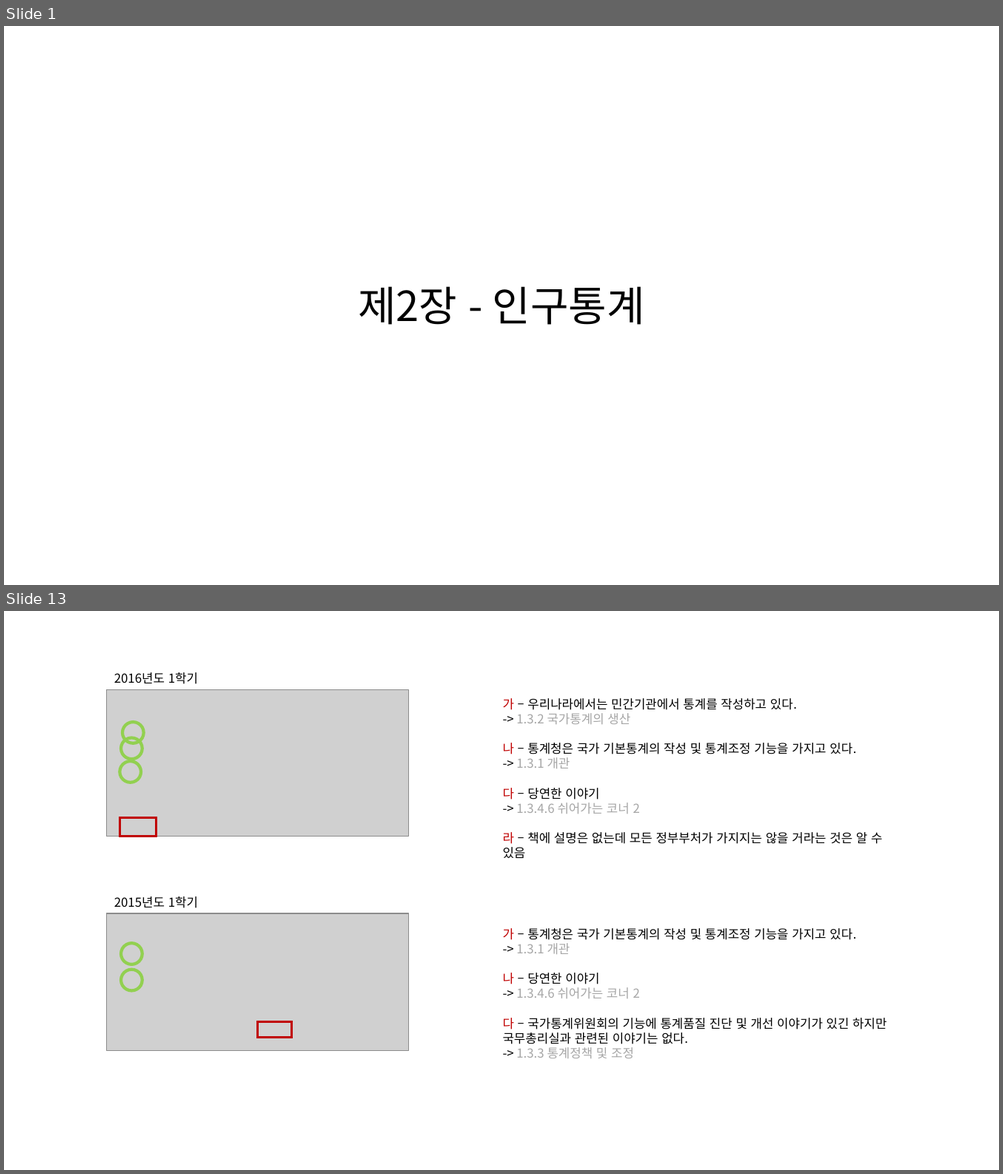
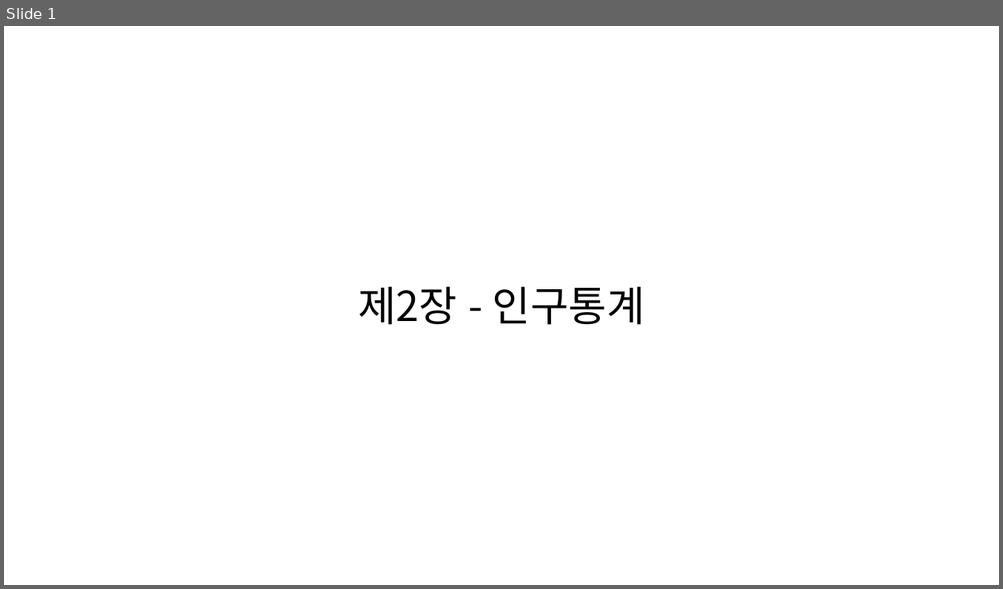
Before and after one commit to KNOU-STUDY/KNOU-UNDERSTANDING-NATIONAL-STATISTICS, a slide deck: previous_question/2장-인구통계.pptx. Shown one above the other, each under a label of ours: slides 1 and 13 before the commit, slide 1 after it; the slides between them are not shown. The pictures are 1003x1174 and 1003x589 pixels, drawn with LibreOffice and Linux fonts; fonts in the diff are those of the drawing; grey boxes stand for pictures. Boxes give left, top, right and bottom in pixels: in the first picture for what was removed or moved away, otherwise in the second. Text is boxed around its words. In the diff, an @@ line names an element or a change of style, - is before the commit and + after.

```diff
--- a/previous_question/2장-인구통계.pptx
+++ b/previous_question/2장-인구통계.pptx
@@ slide 13 removed at (x1=4, y1=611, x2=999, y2=1170), background #FFFFFF @@
@@ text removed at (x1=114, y1=672, x2=198, y2=684) @@
-2016년도 1학기
@@ picture removed at (x1=107, y1=689, x2=408, y2=836) @@
@@ text removed at (x1=503, y1=698, x2=882, y2=858) @@
-가 – 우리나라에서는 민간기관에서 통계를 작성하고 있다.
--> 1.3.2 국가통계의 생산
-나 – 통계청은 국가 기본통계의 작성 및 통계조정 기능을 가지고 있다.
--> 1.3.1 개관
-다 – 당연한 이야기
--> 1.3.4.6 쉬어가는 코너 2
-라 – 책에 설명은 없는데 모든 정부부처가 가지지는 않을 거라는 것은 알 수 있음
@@ ellipse removed at (x1=121, y1=738, x2=142, y2=759) @@
@@ ellipse removed at (x1=122, y1=722, x2=144, y2=743) @@
@@ ellipse removed at (x1=119, y1=761, x2=141, y2=782) @@
@@ rectangle removed at (x1=119, y1=817, x2=156, y2=836) @@
@@ text removed at (x1=114, y1=897, x2=198, y2=908) @@
-2015년도 1학기
@@ picture removed at (x1=107, y1=914, x2=408, y2=1051) @@
@@ text removed at (x1=503, y1=928, x2=886, y2=1059) @@
-가 – 통계청은 국가 기본통계의 작성 및 통계조정 기능을 가지고 있다.
--> 1.3.1 개관
-나 – 당연한 이야기
--> 1.3.4.6 쉬어가는 코너 2
-다 – 국가통계위원회의 기능에 통계품질 진단 및 개선 이야기가 있긴 하지만 국무총리실과 관련된 이야기는 없다.
--> 1.3.3 통계정책 및 조정
@@ ellipse removed at (x1=121, y1=944, x2=142, y2=965) @@
@@ ellipse removed at (x1=121, y1=970, x2=142, y2=991) @@
@@ rectangle removed at (x1=258, y1=1022, x2=291, y2=1038) @@
```
Also in this commit, not shown: 3 slides changed, 9 slides added, 12 other slides removed.
